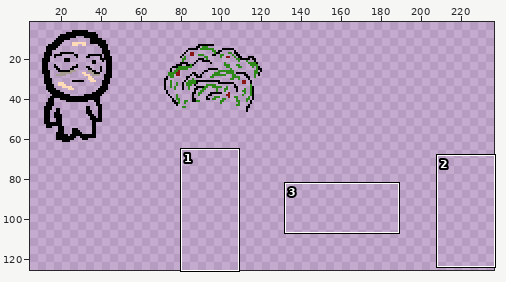
One commit to this sprite sheet: src/graphics/atlas.png. Above: a wide view before the commit, with the close-up outlined.
Close-up. As it was:
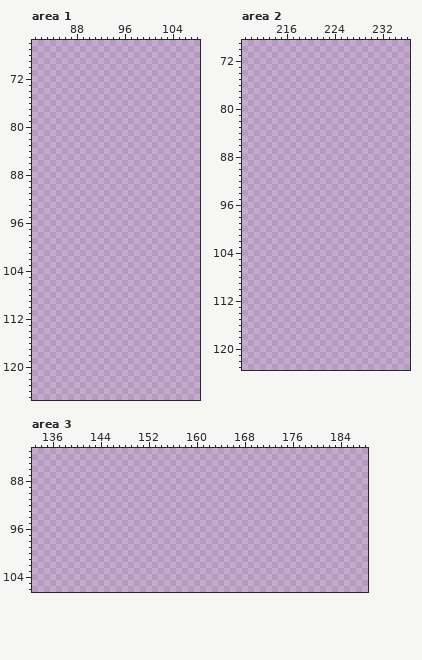
The file is 256x256 pixels. Shown: area 1: x 81..108, y 66..125; area 2: x 209..236, y 69..123; area 3: x 133..188, y 83..106. The wide view leaves out empty margins. The commit also changed other parts of the picture, which this record leaves out.
Once edited:
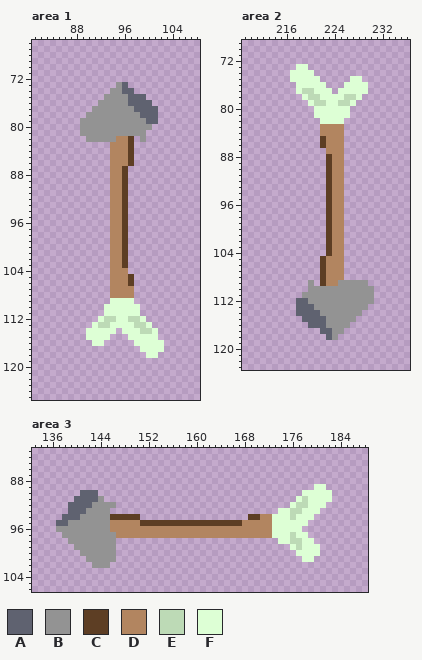
Palette (. is transparent): A #5f6270  B #939393  C #5d3e24  D #b28560  E #bddab6  F #ddffd5
Changes in this commit:
Changed rows in their new state; - is an unchanged pixel.
Area 1:
first column x 89:
 73 ------BA------
 74 -----BBAA-----
 75 ----BBBBAAA---
 76 ---BBBBBAAAA--
 77 --BBBBBBBAAAA-
 78 -BBBBBBBBBAAA-
 79 BBBBBBBBBBBAA-
 80 BBBBBBBBBBBB--
 81 BBBBBBBBBBB---
 82 -BBBBBDDC-B---
 83 -----DDDC-----
 84 -----DDDC-----
 85 -----DDDC-----
 86 -----DDDC-----
 87 -----DDC------
 88 -----DDC------
 89 -----DDC------
 90 -----DDC------
 91 -----DDC------
 92 -----DDC------
 93 -----DDC------
 94 -----DDC------
 95 -----DDC------
 96 -----DDC------
 97 -----DDC------
 98 -----DDC------
 99 -----DDC------
100 -----DDC------
101 -----DDC------
102 -----DDC------
103 -----DDC------
104 -----DDD------
105 -----DDDC-----
106 -----DDDC-----
107 -----DDDD-----
108 -----DDDD-----
109 -----FFFF-----
110 ----FFFFFF----
111 ----FFFFFF----
112 ---FEEFFEEF---
113 --FEEFFFFEEF--
114 -FFFFF-FFFEEF-
115 -FFFF---FFFFF-
116 --FF-----FFFFF
117 ----------FFFF
118 -----------FF-
Area 2:
first column x 217:
 73 -FF-----------
 74 FFFF----------
 75 FFFFF-----FF--
 76 -FFFFF---FFFF-
 77 -FEEFFF-FFFFF-
 78 --FEEFFFFEEF--
 79 ---FEEFFEEF---
 80 ----FFFFFF----
 81 ----FFFFFF----
 82 -----FFFF-----
 83 -----DDDD-----
 84 -----DDDD-----
 85 -----CDDD-----
 86 -----CDDD-----
 87 ------DDD-----
 88 ------CDD-----
 89 ------CDD-----
 90 ------CDD-----
 91 ------CDD-----
 92 ------CDD-----
 93 ------CDD-----
 94 ------CDD-----
 95 ------CDD-----
 96 ------CDD-----
 97 ------CDD-----
 98 ------CDD-----
 99 ------CDD-----
100 ------CDD-----
101 ------CDD-----
102 ------CDD-----
103 ------CDD-----
104 ------CDD-----
105 -----CDDD-----
106 -----CDDD-----
107 -----CDDD-----
108 -----CDDD-----
109 ---B-CDDBBBBB-
110 ---BBBBBBBBBBB
111 --BBBBBBBBBBBB
112 -AABBBBBBBBBBB
113 -AAABBBBBBBBB-
114 -AAAABBBBBBB--
115 --AAAABBBBB---
116 ---AAABBBB----
117 -----AABB-----
118 ------AB------
Area 3:
first column x 137:
 89 -------------------------------------------FF-
 90 ----AAA----------------------------------FFFFF
 91 ---AAAAB--------------------------------FEFFFF
 92 --AAAABBBB-----------------------------FEEFFF-
 93 --AAABBBB----------------------------FFEEFFF--
 94 -AAABBBBBCCCCC------------------CCDDFFFEFFF---
 95 AABBBBBBBDDDDDCCCCCCCCCCCCCCCCCDDDDDFFFFFF----
 96 BBBBBBBBBDDDDDDDDDDDDDDDDDDDDDDDDDDDFFFFF-----
 97 -BBBBBBBBBDDDDDDDDDDDDDDDDDDDDDDDDDDFFFEFF----
 98 --BBBBBBBB---------------------------FFEEFF---
 99 ---BBBBBBB-----------------------------FEFFF--
100 ----BBBBBB------------------------------FFFF--
101 -----BBBBB-------------------------------FF---
102 ------BBB-------------------------------------
